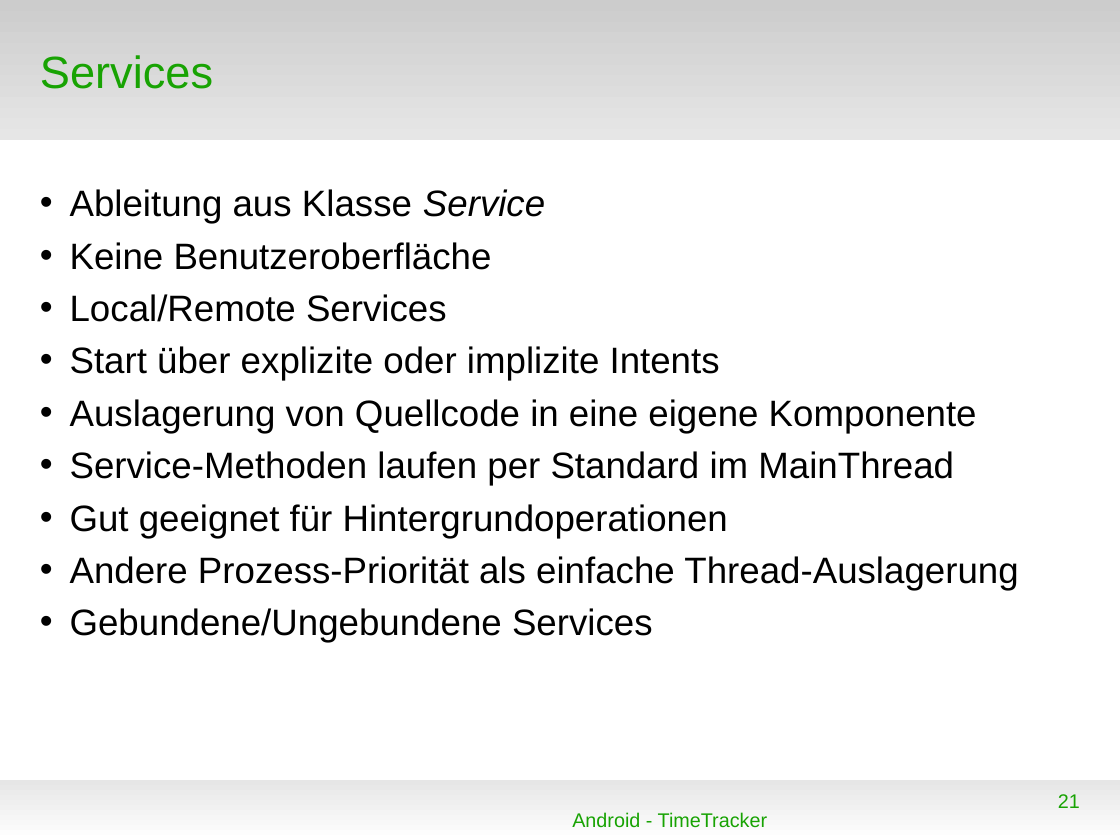
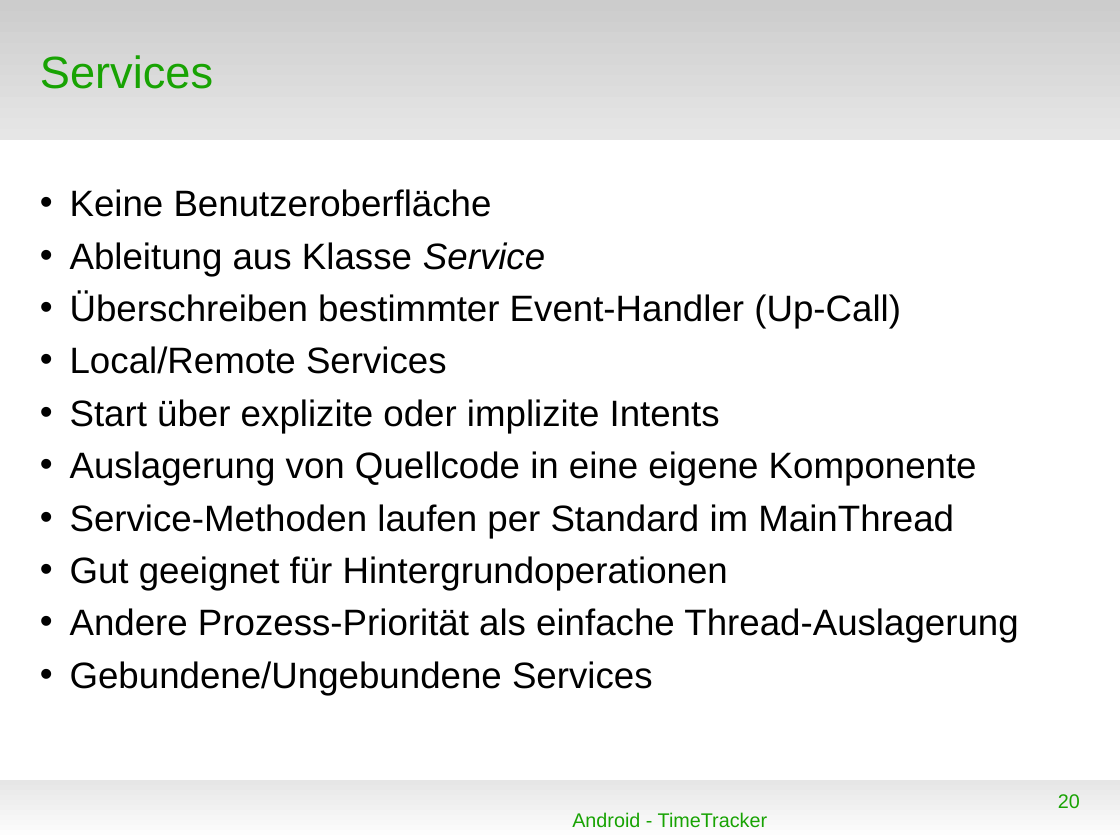
Before and after one commit to floriandrs/presentation, a slide deck: slide 20 of vortrag.odp (slide 21 before the commit). Drawn at 1120x840 pixels with LibreOffice and Linux fonts; fonts in the diff are those of the drawing; background and template pictures are left out. Boxes give left, top, right and bottom in pixels: in the first picture for what was removed or moved away, otherwise in the second. Text is boxed around its words. In the diff, an @@ line names an element or a change of style, - is before the commit and + after.

```diff
--- a/vortrag.odp
+++ b/vortrag.odp
@@ text at bbox=[70, 189, 492, 217]: paragraph added @@
+• Keine Benutzeroberfläche
@@ text at bbox=[70, 292, 901, 328]: text changed @@
-• Keine Benutzeroberfläche
+• Überschreiben bestimmter Event-Handler (Up-Call)
@@ page number at bbox=[1058, 794, 1080, 808]: text changed @@
-21
+20
```
Also in this commit, not shown: 16 other slides changed, 2 slides added, 2 slides removed.
